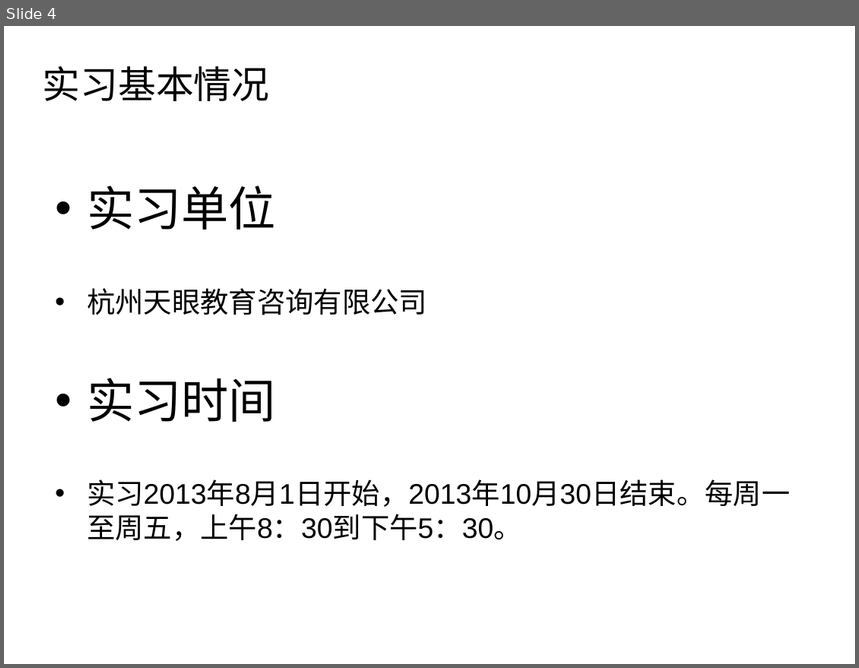
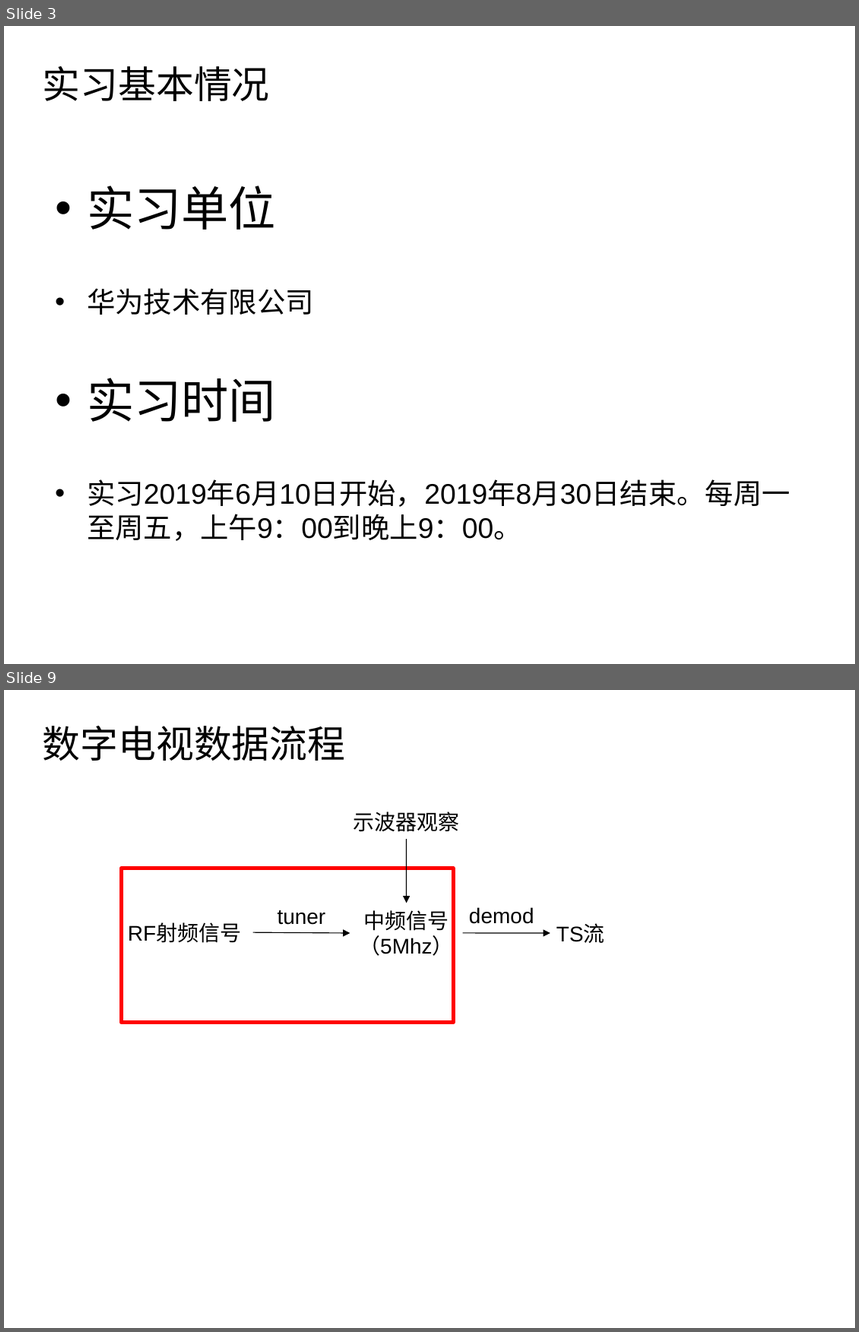
Before and after one commit to iCodeZone/shixi, a slide deck: 6.实习答辩.ppt. Shown one above the other, each under a label of ours: slide 4 before the commit, slides 3 and 9 after it; the slides between them are not shown. The pictures are 859x668 and 859x1332 pixels, drawn with LibreOffice and Linux fonts; fonts in the diff are those of the drawing; background and template pictures are left out. Boxes give left, top, right and bottom in pixels: in the first picture for what was removed or moved away, otherwise in the second. Text is boxed around its words. In the diff, an @@ line names an element or a change of style, - is before the commit and + after.

```diff
--- a/6.实习答辩.ppt
+++ b/6.实习答辩.ppt
@@ slide 9 added at [4,690,855,1328], background #FFFFFF @@
@@ title added at [43,726,345,761], 32 pt, text #000000 @@
+数字电视数据流程
@@ group added at [128,812,605,960]: 6 texts, 3 arrows @@
+RF射频信号
+中频信号
+（5Mhz）
+TS流
+tuner
+demod
+示波器观察
@@ rectangle added at [122,869,453,1023], outline #FF0000 3.26 pt @@
@@ what was slide 4 is now slide 3 @@
@@ slide 3 changed as well @@
@@ text at [87,288,314,315]: text changed @@
-• 杭州天眼教育咨询有限公司
+• 华为技术有限公司
@@ text at [87,480,791,541]: text changed @@
-• 实习2013年8月1日开始，2013年10月30日结束。每周一至周五，上午8：30到下午5：30。
+• 实习2019年6月10日开始，2019年8月30日结束。每周一至周五，上午9：00到晚上9：00。
```
Also in this commit, not shown: 4 other slides changed, 6 other slides added, 14 slides removed, 2 other files.
